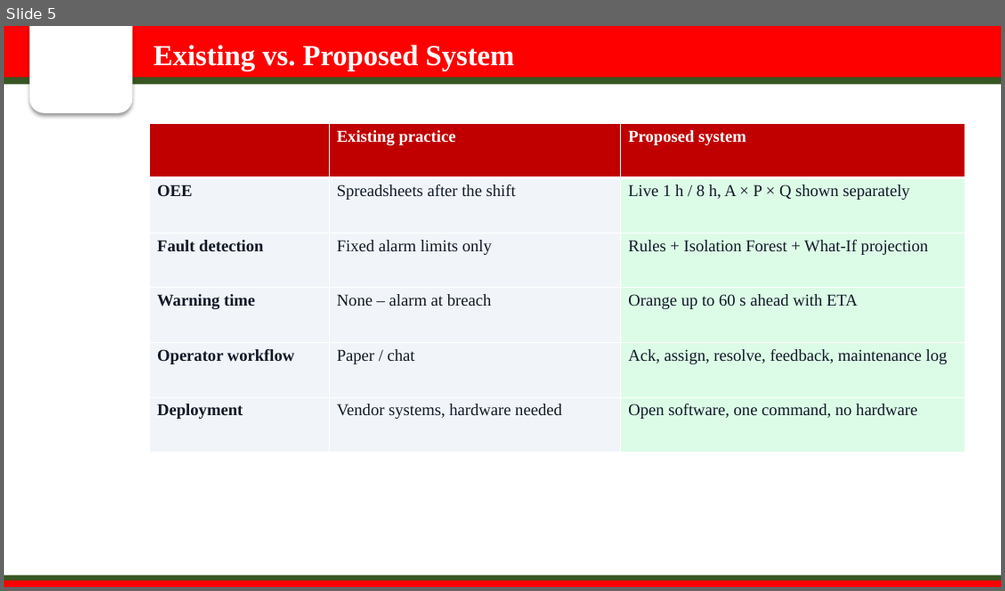
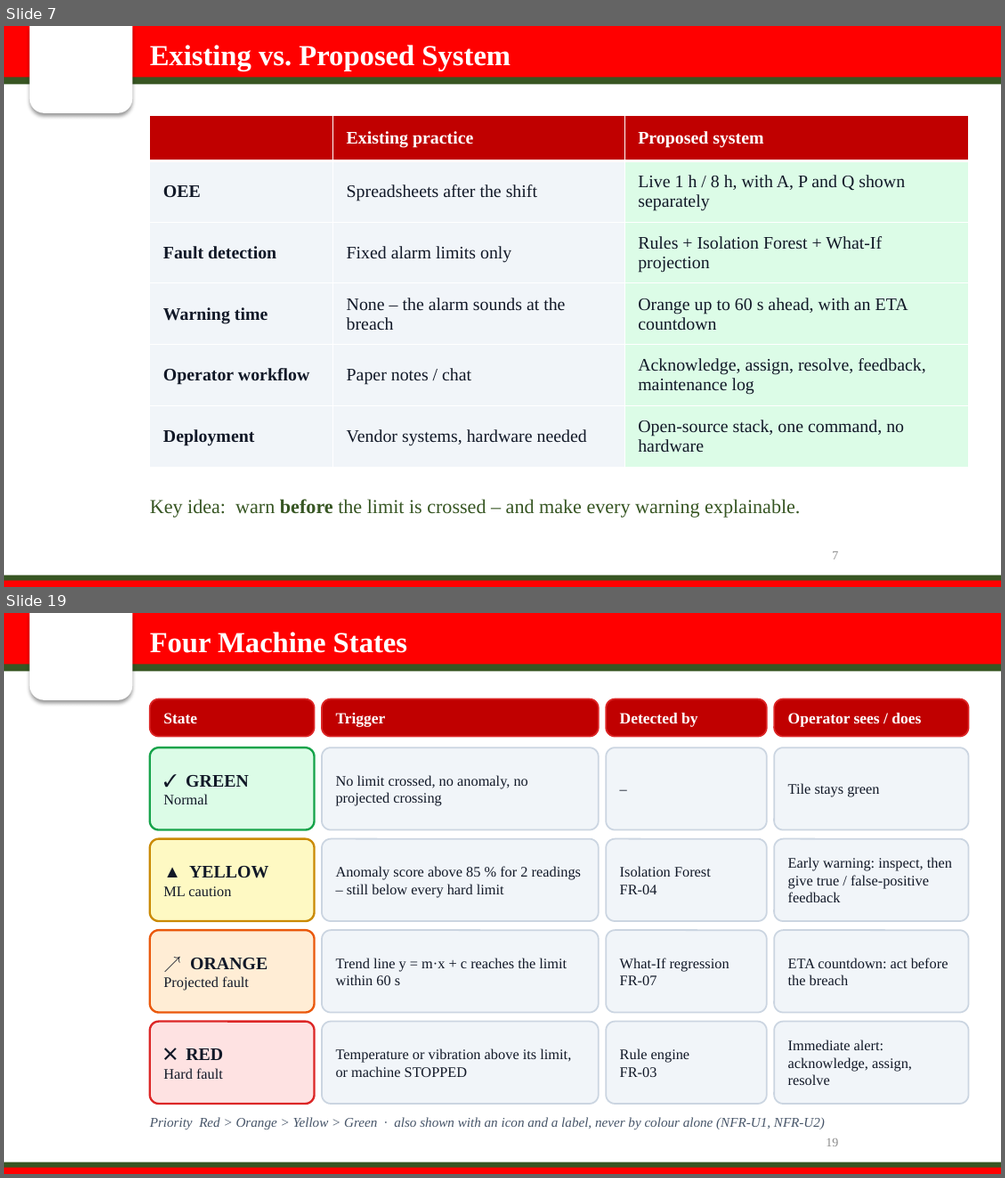
Before and after one commit to sanika-2811/oee-smart-factory, a slide deck: presentation/OEE_Smart_Factory_Presentation.pptx. Shown one above the other, each under a label of ours: slide 5 before the commit, slides 7 and 19 after it; the slides between them are not shown. The pictures are 1005x591 and 1005x1178 pixels, drawn with LibreOffice and Linux fonts; fonts in the diff are those of the drawing; background and template pictures are left out. Boxes give left, top, right and bottom in pixels: in the first picture for what was removed or moved away, otherwise in the second. Text is boxed around its words. In the diff, an @@ line names an element or a change of style, - is before the commit and + after.

```diff
--- a/presentation/OEE_Smart_Factory_Presentation.pptx
+++ b/presentation/OEE_Smart_Factory_Presentation.pptx
@@ slide 19 added at (4,613,1001,1174), background #FFFFFF; not listed: 5 template elements that a slide beside it also shows @@
@@ text added at (150,632,407,653), 28 pt, text #FFFFFF, bold @@
+Four Machine States
@@ rounded rectangle added at (150,699,315,737), fill #C00000, outline #DC2626 1.5 pt, 15 pt, text #FFFFFF, bold @@
+State
@@ rounded rectangle added at (322,699,599,737), fill #C00000, outline #DC2626 1.5 pt, 15 pt, text #FFFFFF, bold @@
+Trigger
@@ rounded rectangle added at (606,699,767,737), fill #C00000, outline #DC2626 1.5 pt, 15 pt, text #FFFFFF, bold @@
+Detected by
@@ rounded rectangle added at (774,699,969,737), fill #C00000, outline #DC2626 1.5 pt, 15 pt, text #FFFFFF, bold @@
+Operator sees / does
@@ rounded rectangle added at (150,747,315,830), fill #DCFCE7, outline #16A34A 2 pt, 17 pt, text #111827, bold @@
+✓ GREEN
+Normal
@@ rounded rectangle added at (322,747,599,830), fill #F1F5F9, outline #CBD5E1 1.5 pt, 14 pt, text #111827 @@
+No limit crossed, no anomaly, no projected crossing
@@ rounded rectangle added at (606,747,767,830), fill #F1F5F9, outline #CBD5E1 1.5 pt, 14 pt, text #111827 @@
+–
@@ rounded rectangle added at (774,747,969,830), fill #F1F5F9, outline #CBD5E1 1.5 pt, 14 pt, text #111827 @@
+Tile stays green
@@ rounded rectangle added at (150,839,315,921), fill #FEF9C3, outline #CA8A04 2 pt, 14 pt, text #111827 @@
+▲ YELLOW
+ML caution
@@ rounded rectangle added at (322,839,599,921), fill #F1F5F9, outline #CBD5E1 1.5 pt, 14 pt, text #111827 @@
+Anomaly score above 85 % for 2 readings – still below every hard limit
@@ rounded rectangle added at (606,839,767,921), fill #F1F5F9, outline #CBD5E1 1.5 pt, 14 pt, text #111827 @@
+Isolation Forest
+FR-04
@@ rounded rectangle added at (774,839,969,921), fill #F1F5F9, outline #CBD5E1 1.5 pt, 14 pt, text #111827 @@
+Early warning: inspect, then give true / false-positive feedback
@@ rounded rectangle added at (150,930,315,1013), fill #FFEDD5, outline #EA580C 2 pt, 14 pt, text #111827 @@
+↗ ORANGE
+Projected fault
@@ rounded rectangle added at (322,930,599,1013), fill #F1F5F9, outline #CBD5E1 1.5 pt, 14 pt, text #111827 @@
+Trend line y = m·x + c reaches the limit within 60 s
@@ rounded rectangle added at (606,930,767,1013), fill #F1F5F9, outline #CBD5E1 1.5 pt, 14 pt, text #111827 @@
+What-If regression
+FR-07
@@ rounded rectangle added at (774,930,969,1013), fill #F1F5F9, outline #CBD5E1 1.5 pt, 14 pt, text #111827 @@
+ETA countdown: act before the breach
@@ rounded rectangle added at (150,1022,315,1103), fill #FEE2E2, outline #DC2626 2 pt, 14 pt, text #111827 @@
+✕ RED
+Hard fault
@@ rounded rectangle added at (322,1022,599,1103), fill #F1F5F9, outline #CBD5E1 1.5 pt, 14 pt, text #111827 @@
+Temperature or vibration above its limit, or machine STOPPED
@@ rounded rectangle added at (606,1022,767,1103), fill #F1F5F9, outline #CBD5E1 1.5 pt, 14 pt, text #111827 @@
+Rule engine
+FR-03
@@ rounded rectangle added at (774,1022,969,1103), fill #F1F5F9, outline #CBD5E1 1.5 pt, 14 pt, text #111827 @@
+Immediate alert: acknowledge, assign, resolve
@@ text added at (150,1117,825,1130), 13 pt, text #475569, italic @@
+Priority Red > Orange > Yellow > Green · also shown with an icon and a label, never by colour alone (NFR-U1, NFR-U2)
@@ page number added at (825,1138,838,1146), 12 pt, text #8C8C8C @@
+19
@@ what was slide 5 is now slide 7 @@
@@ slide 7 changed as well @@
@@ text "Existing vs. Proposed System": place and size @@
-text "Existing vs. Proposed System" at (154,45,515,70)
+text "Existing vs. Proposed System" at (150,45,510,70)
@@ table at (150,116,969,467) @@
-row 2, column 3: Live 1 h / 8 h, A × P × Q shown separately
+row 2, column 3: Live 1 h / 8 h, with A, P and Q shown separately
-row 4, column 2: None – alarm at breach
+row 4, column 2: None – the alarm sounds at the breach
-row 4, column 3: Orange up to 60 s ahead with ETA
+row 4, column 3: Orange up to 60 s ahead, with an ETA countdown
-row 5, column 2: Paper / chat
+row 5, column 2: Paper notes / chat
-row 5, column 3: Ack, assign, resolve, feedback, maintenance log
+row 5, column 3: Acknowledge, assign, resolve, feedback, maintenance log
-row 6, column 3: Open software, one command, no hardware
+row 6, column 3: Open-source stack, one command, no hardware
@@ size 16 to 17 pt in "Existing practice", "Proposed system", "OEE", "Spreadsheets after the shift" and 7 more places @@
@@ table: place and size @@
-table at (150,123,965,452)
+table at (150,116,969,467)
@@ text added at (150,499,800,517), 19 pt, text #375623 @@
+Key idea: warn before the limit is crossed – and make every warning explainable.
@@ page number added at (832,551,838,559), 12 pt, text #8C8C8C @@
+7
```
Also in this commit, not shown: 8 other slides changed, 28 other slides added, 7 slides removed, 5 other files.
